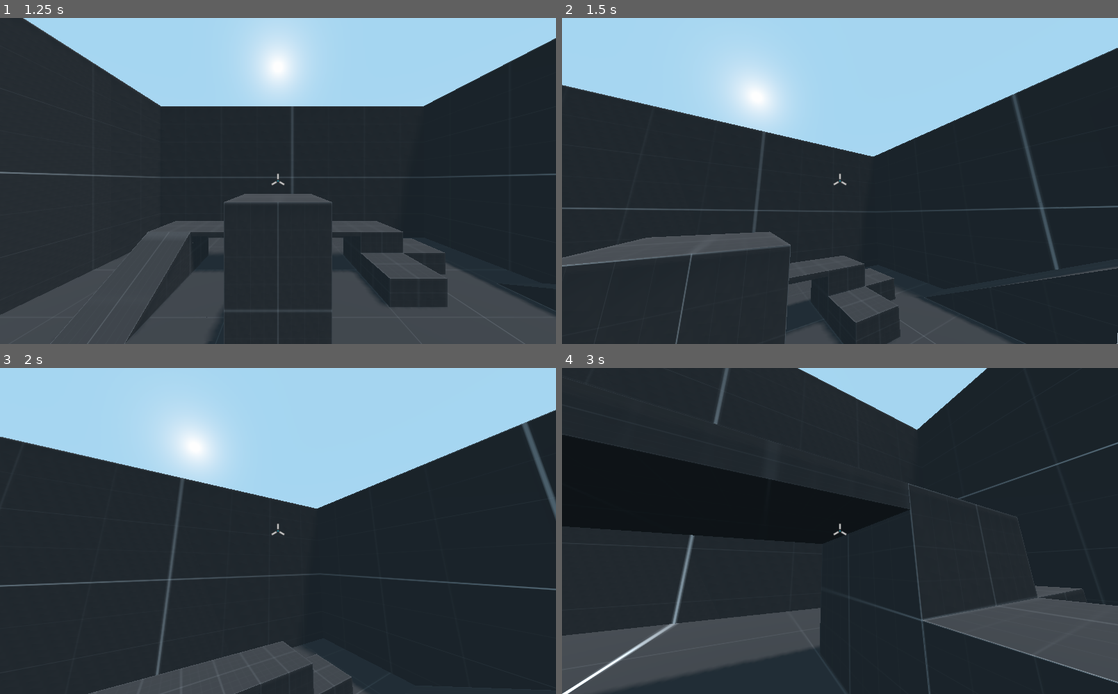
Above: before the commit, frames 1-4 (two rows, left to right).
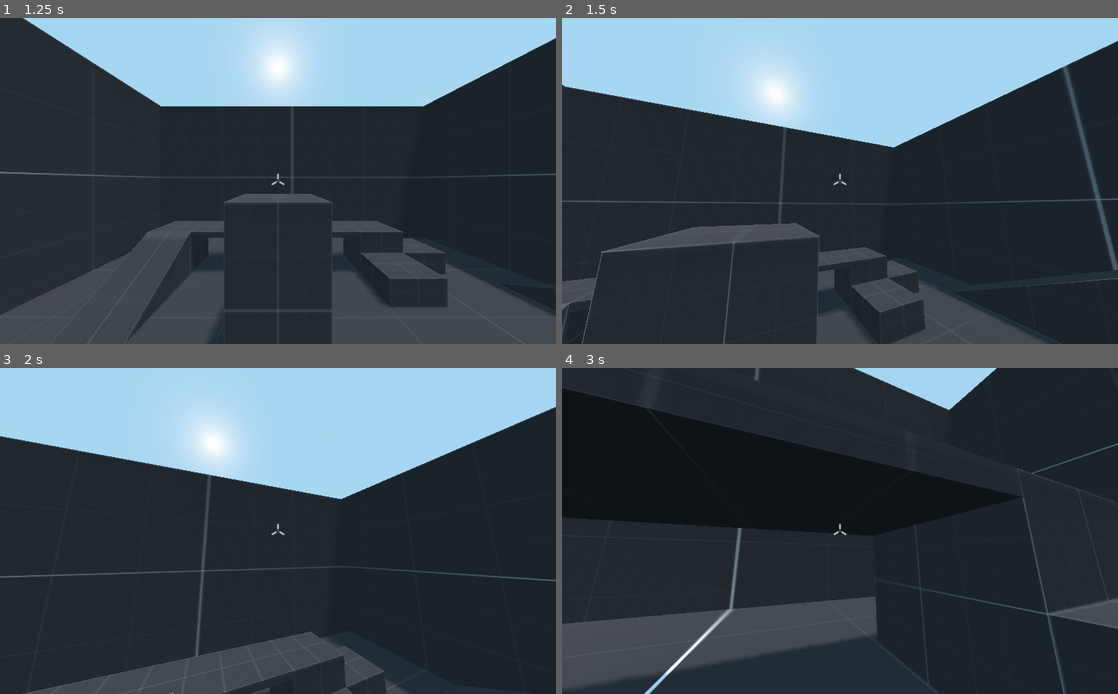
Above: after the commit, the same moments.

Repository: kdreese/godot-3D-shooter-project
Game: Godot game, scene res://src/states/Menu.tscn
Two runs of this game, one before a commit and one after it. Both use one fixed random seed, a clock stepped at 60 frames per second and the inputs below.
Inputs (mouse positions are in pixels of both pictures, inside the frame that each line leads up to):
- Up to frame 1 (1.25 s): click "Free Play" at 0.5 s
- Up to frame 2 (1.5 s): tap Enter at 1.25 s; move the mouse to (867, 181) at 1.27 s; press the mouse at (867, 181) at 1.28 s; hold W (move_forwards) from 1.28 s (still down)
- Up to frame 3 (2 s): keep holding W (move_forwards); tap Space (jump) at 1.52 s
- Up to frame 4 (3 s): keep holding W (move_forwards); move the mouse to (812, 531) at 2.02 s; release the mouse at (812, 531) at 2.03 s; click (812, 531) at 2.1 s; tap Space (jump) at 2.27 s; move the mouse to (851, 524) at 2.77 s; press the mouse at (851, 524) at 2.78 s

Frame 1 is identical in both runs. In frame 2, 11% of the frame differs, in the area x 0-100%, y 7-100%; in frame 3, 7.0%; in frame 4, 13%, in the area x 0-100%, y 0-100%.

Commit message:
Un-scale mouse movements

Diff:
--- a/src/objects/Player.gd
+++ b/src/objects/Player.gd
@@ -25,8 +25,28 @@
 		return
 	if event is InputEventMouseMotion:
 		var mm_event := event as InputEventMouseMotion
-		rotation.y = wrapf(rotation.y - mm_event.relative.x * MOUSE_SENS.x, 0, TAU)
-		camera.rotation.x = clamp(camera.rotation.x - mm_event.relative.y * MOUSE_SENS.y, -PI / 2, PI / 2)
+		var relative := mm_event.relative
+
+		var window_size := OS.get_window_size()
+		var base_size := Vector2(
+				ProjectSettings.get_setting("display/window/size/width"),
+				ProjectSettings.get_setting("display/window/size/height")
+		)
+
+		# Because of the 2D scaling mode, the game "scales" our mouse input to match the current window size. That means
+		# if you make the window bigger, your mouse inputs will be relatively smaller. We don't want this, since that
+		# doesn't make sense for 3D mouse look. So here, we "un-scale" it back to normal
+		var scale := min(
+				float(window_size.x) / float(base_size.x),
+				float(window_size.y) / float(base_size.y)
+		)
+		relative *= scale
+		# Correct any rounding error
+		relative.x = round(relative.x)
+		relative.y = round(relative.y)
+
+		rotation.y = wrapf(rotation.y - relative.x * MOUSE_SENS.x, 0, TAU)
+		camera.rotation.x = clamp(camera.rotation.x - relative.y * MOUSE_SENS.y, -PI / 2, PI / 2)
 		get_tree().set_input_as_handled()
 	elif event.is_action_pressed("shoot"):
 		shoot()
